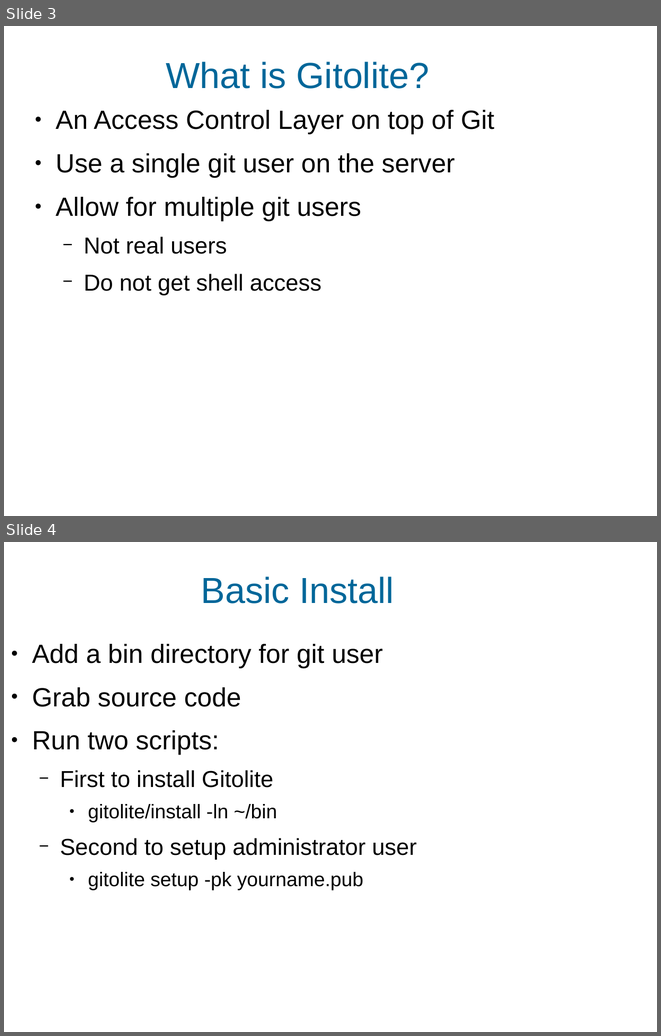
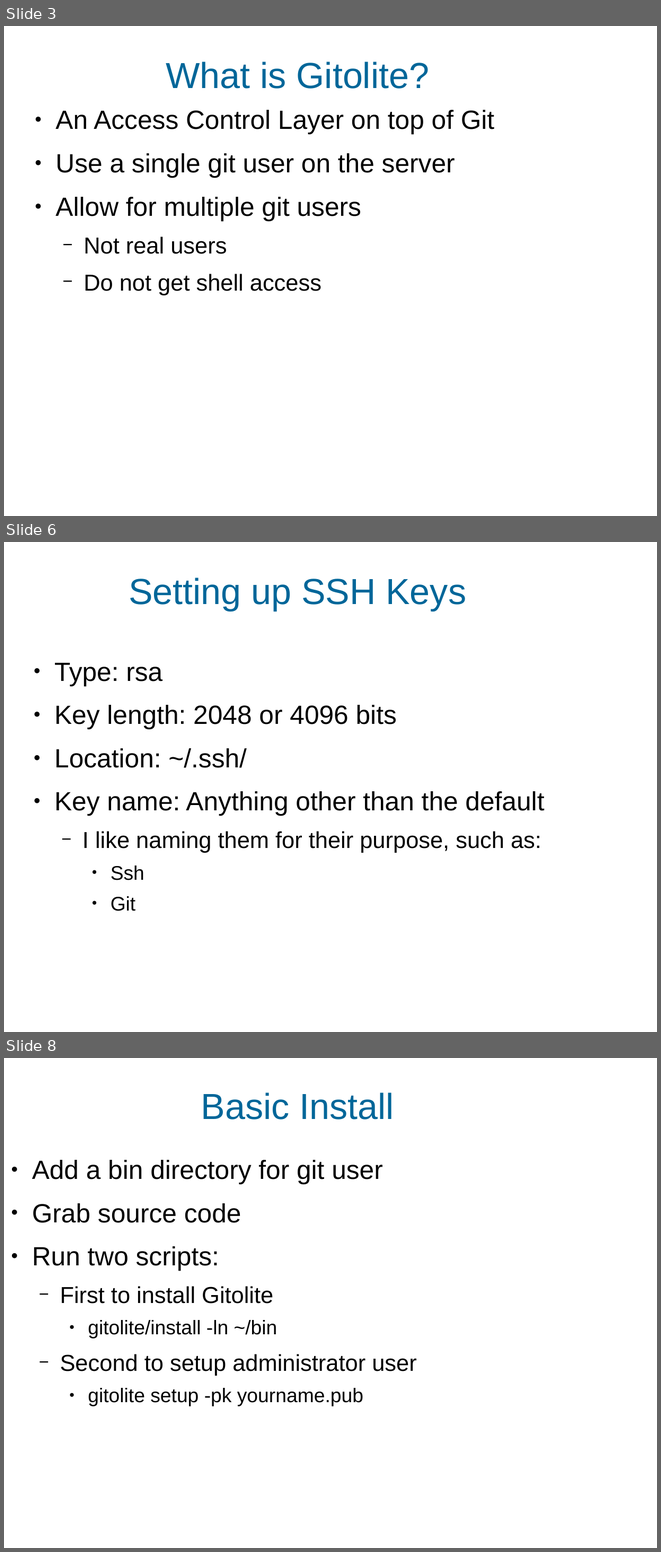
Before and after one commit to daemoneye/Gitolite-talk, a slide deck: gitolite.odp. Shown one above the other, each under a label of ours: slides 3 and 4 before the commit, slides 3, 6 and 8 after it; the slides between them are not shown. The pictures are 661x1036 and 661x1552 pixels, drawn with LibreOffice and Linux fonts; fonts in the diff are those of the drawing; background and template pictures are left out. Boxes give left, top, right and bottom in pixels: in the first picture for what was removed or moved away, otherwise in the second. Text is boxed around its words. In the diff, an @@ line names an element or a change of style, - is before the commit and + after.

```diff
--- a/gitolite.odp
+++ b/gitolite.odp
@@ slide 6 added at box(4, 542, 657, 1032), background #FFFFFF @@
@@ title added at box(129, 578, 466, 611), 44 pt, text #006699 @@
+Setting up SSH Keys
@@ text added at box(54, 662, 544, 911), 32 pt, text #000000 @@
+● Type: rsa
+● Key length: 2048 or 4096 bits
+● Location: ~/.ssh/
+● Key name: Anything other than the default
+  − I like naming them for their purpose, such as:
+    ● Ssh
+    ● Git
@@ what was slide 4 is now slide 8 @@
```
Also in this commit, not shown: 1 slide changed, 3 other slides added.
